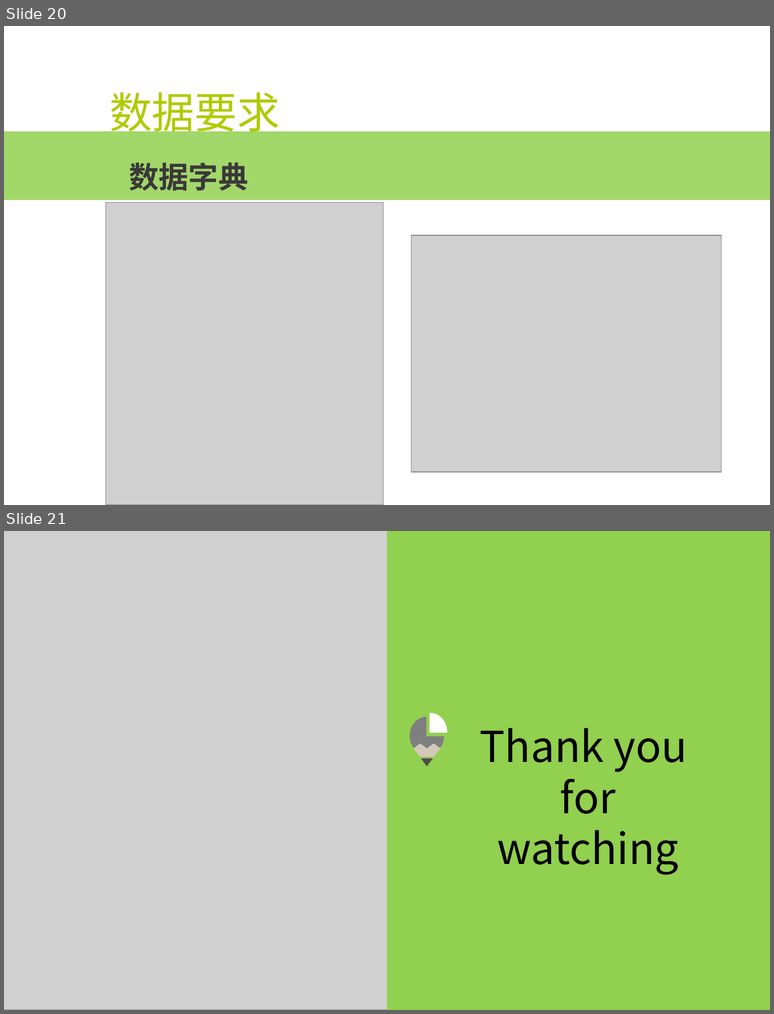
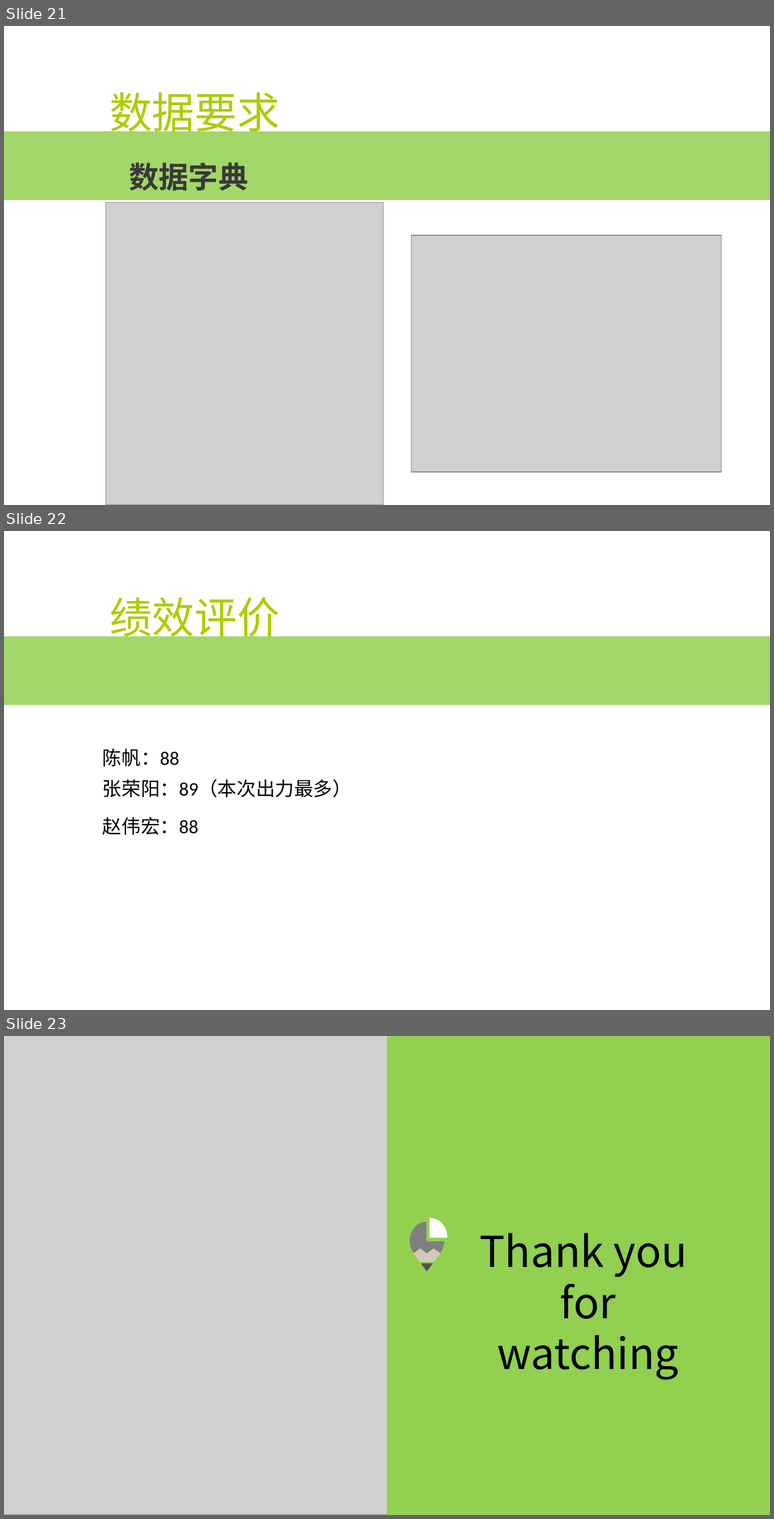
Before and after one commit to popopoi/Software-G07, a slide deck: SE2018春-G07/项目需求分析/SE2018春-G07-项目需求分析.pptx. Shown one above the other, each under a label of ours: slides 20 and 21 before the commit, slides 21, 22 and 23 after it. The pictures are 774x1014 and 774x1519 pixels, drawn with LibreOffice and Linux fonts; fonts in the diff are those of the drawing; grey boxes stand for pictures; background and template pictures are left out. Boxes give left, top, right and bottom in pixels: in the first picture for what was removed or moved away, otherwise in the second. Text is boxed around its words. In the diff, an @@ line names an element or a change of style, - is before the commit and + after.

Commit message:
插入了IPO图和绩效评价

```diff
--- a/SE2018春-G07/项目需求分析/SE2018春-G07-项目需求分析.pptx
+++ b/SE2018春-G07/项目需求分析/SE2018春-G07-项目需求分析.pptx
@@ slide 22 added at <box>4,531,770,1010</box>, background picture (left out) @@
@@ text added at <box>109,597,279,644</box>, 40 pt, text #AECB01 @@
+绩效评价
@@ rectangle added at <box>4,636,770,705</box>, fill #92D050 at 85% opacity @@
@@ text added at <box>103,748,180,766</box>, 18 pt, text #000000 @@
+陈帆：88
@@ text added at <box>103,779,352,797</box>, 18 pt, text #000000 @@
+张荣阳：89（本次出力最多）
@@ text added at <box>103,817,198,835</box>, 18 pt, text #000000 @@
+赵伟宏：88
@@ what was slide 20 is now slide 21 @@
@@ what was slide 21 is now slide 23 @@
```
Also in this commit, not shown: 1 other slide added.
